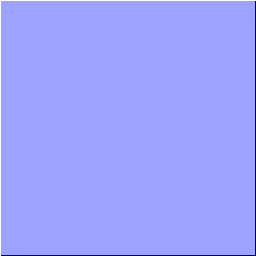
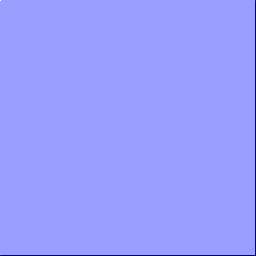
Layered file, before and after one edit (256 x 256). Changes by layer:
added layer "borders2 #2" above "borders2 #1" over [0, 0, 256, 256]
hid "borders2 #1", painted on it over [0, 0, 256, 256]
"background": opacity 39% → 40% over [0, 0, 256, 256]
